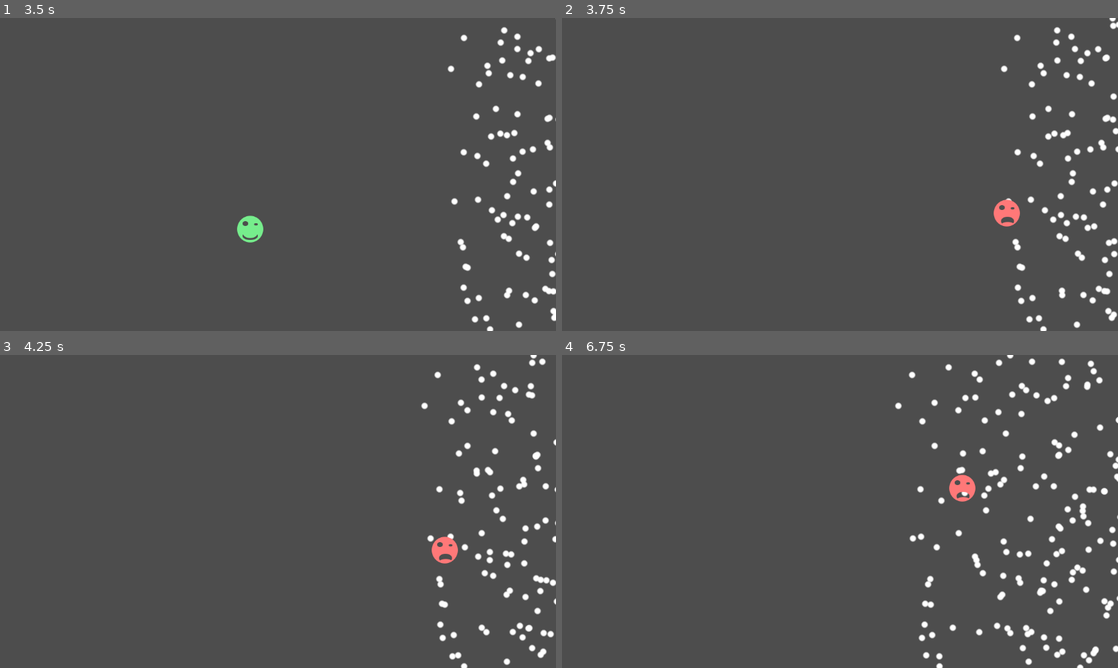
Above: before the commit, frames 1-4 (two rows, left to right).
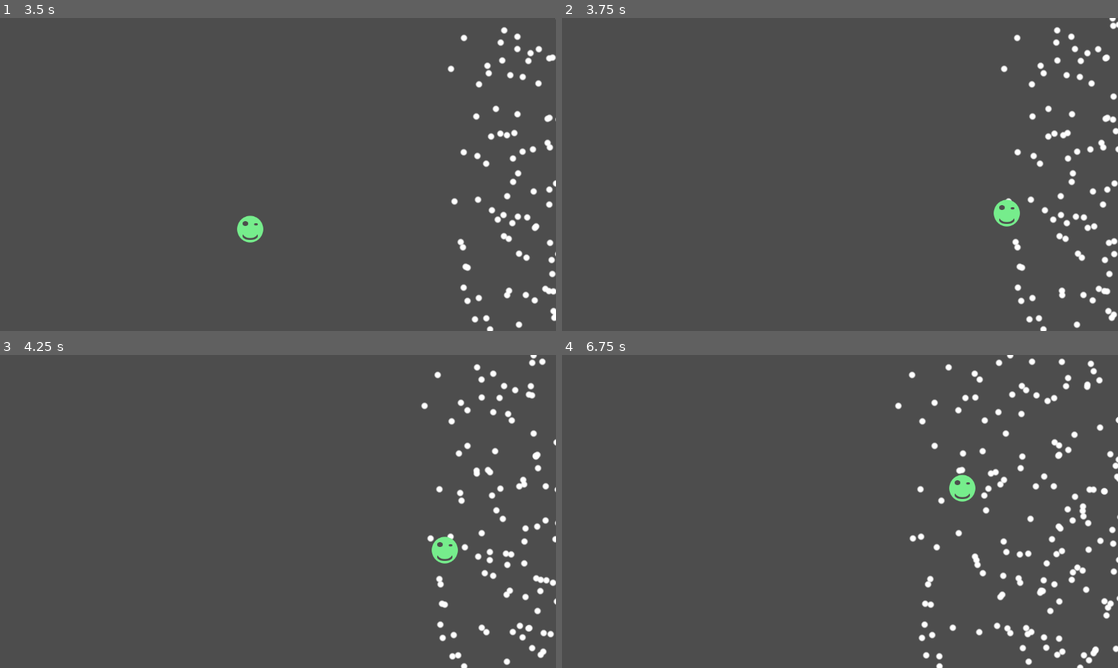
Above: after the commit, the same moments.

Repository: ytnuf/bullet_shower_area_example
Game: Godot game, scene res://shower.tscn
Two runs of this game, one before a commit and one after it. Both use one fixed random seed, a clock stepped at 60 frames per second and the inputs below.
Inputs (mouse positions are in pixels of both pictures, inside the frame that each line leads up to):
- Up to frame 1 (3.5 s): move the mouse to (400, 158) at 0.52 s; move the mouse to (166, 190) at 1.27 s; move the mouse to (333, 105) at 2.02 s; move the mouse to (250, 237) at 2.77 s
- Up to frame 2 (3.75 s): move the mouse to (1006, 221) at 3.52 s
- Up to frame 3 (4.25 s): no input
- Up to frame 4 (6.75 s): move the mouse to (673, 464) at 4.27 s; move the mouse to (867, 511) at 5.02 s; move the mouse to (756, 433) at 5.77 s; move the mouse to (962, 495) at 6.52 s

Frame 1 is identical in both runs. In frame 2, 0.3% of the frame differs, in the area x 77-83%, y 58-67%; in frame 3, 0.3%; in frame 4, 0.3%.

Commit message:
Use area instead of body

Diff:
--- a/bullets.gd
+++ b/bullets.gd
@@ -32,12 +32,12 @@
 		var bullet := Bullet.new()
 		# Give each bullet its own random speed.
 		bullet.speed = randf_range(SPEED_MIN, SPEED_MAX)
-		bullet.body = PhysicsServer2D.body_create()
+		bullet.body = PhysicsServer2D.area_create()
 
-		PhysicsServer2D.body_set_space(bullet.body, get_world_2d().get_space())
-		PhysicsServer2D.body_add_shape(bullet.body, shape)
+		PhysicsServer2D.area_set_space(bullet.body, get_world_2d().get_space())
+		PhysicsServer2D.area_add_shape(bullet.body, shape)
 		# Don't make bullets check collision with other bullets to improve performance.
-		PhysicsServer2D.body_set_collision_mask(bullet.body, 0)
+		PhysicsServer2D.area_set_collision_mask(bullet.body, 0)
 
 		# Place bullets randomly on the viewport and move bullets outside the
 		# play area so that they fade in nicely.
@@ -47,7 +47,7 @@
 		)
 		var transform2d := Transform2D()
 		transform2d.origin = bullet.position
-		PhysicsServer2D.body_set_state(bullet.body, PhysicsServer2D.BODY_STATE_TRANSFORM, transform2d)
+		PhysicsServer2D.area_set_transform(bullet.body, transform2d)
 
 		bullets.push_back(bullet)
 
@@ -68,7 +68,7 @@
 			bullet.position.x = offset
 
 		transform2d.origin = bullet.position
-		PhysicsServer2D.body_set_state(bullet.body, PhysicsServer2D.BODY_STATE_TRANSFORM, transform2d)
+		PhysicsServer2D.area_set_transform(bullet.body, transform)
 
 
 # Instead of drawing each bullet individually in a script attached to each bullet,
--- a/player.gd
+++ b/player.gd
@@ -22,14 +22,14 @@
 		position = event.position - Vector2(0, 16)
 
 
-func _on_body_shape_entered(_body_id: RID, _body: Node2D, _body_shape_index: int, _local_shape_index: int) -> void:
+func _on_area_shape_entered(_area_rid: RID, _area: Area2D, _area_shape_index: int, _local_shape_index: int) -> void:
 	# Player got touched by a bullet so sprite changes to sad face.
 	touching += 1
 	if touching >= 1:
 		sprite.frame = 1
 
 
-func _on_body_shape_exited(_body_id: RID, _body: Node2D, _body_shape_index: int, _local_shape_index: int) -> void:
+func _on_area_shape_exited(_area_rid: RID, _area: Area2D, _area_shape_index: int, _local_shape_index: int) -> void:
 	touching -= 1
 	# When non of the bullets are touching the player,
 	# sprite changes to happy face.
--- a/shower.tscn
+++ b/shower.tscn
@@ -36,5 +36,5 @@
 [node name="CollisionShape2D" type="CollisionShape2D" parent="Player"]
 shape = SubResource("2")
 
-[connection signal="body_shape_entered" from="Player" to="Player" method="_on_body_shape_entered"]
-[connection signal="body_shape_exited" from="Player" to="Player" method="_on_body_shape_exited"]
+[connection signal="area_shape_entered" from="Player" to="Player" method="_on_area_shape_entered"]
+[connection signal="area_shape_exited" from="Player" to="Player" method="_on_area_shape_exited"]
